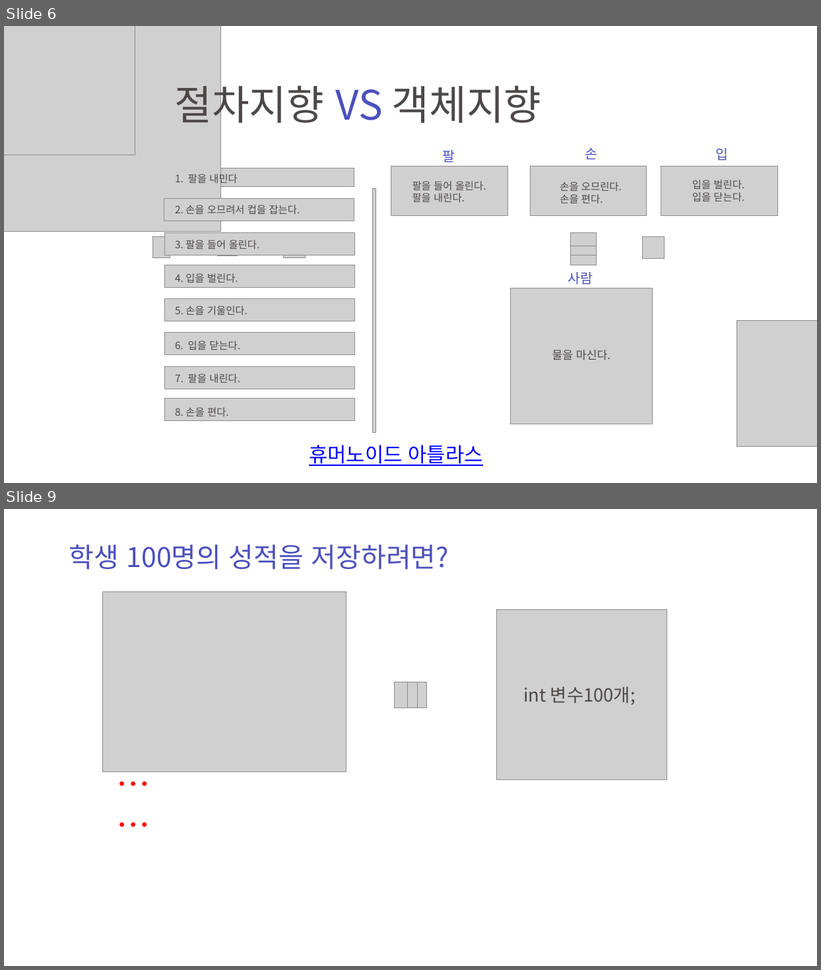
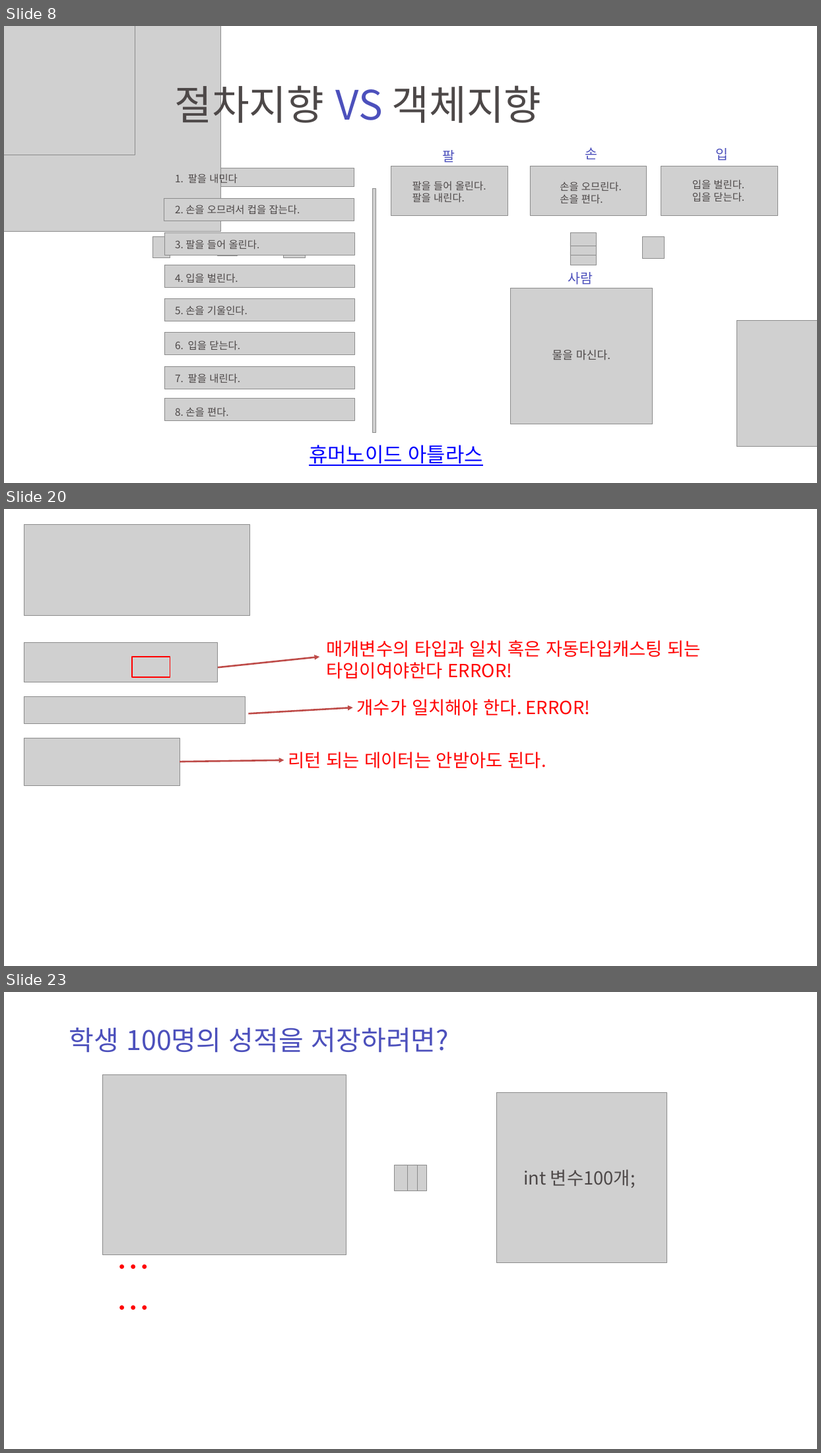
Before and after one commit to zest132/JavaLecture, a slide deck: JavaLecture/LectureFile/java 6강.pptx. Shown one above the other, each under a label of ours: slides 6 and 9 before the commit, slides 8, 20 and 23 after it; the slides between them are not shown. The pictures are 821x970 and 821x1453 pixels, drawn with LibreOffice and Linux fonts; fonts in the diff are those of the drawing; grey boxes stand for pictures; background and template pictures are left out. Boxes give left, top, right and bottom in pixels: in the first picture for what was removed or moved away, otherwise in the second. Text is boxed around its words. In the diff, an @@ line names an element or a change of style, - is before the commit and + after.

```diff
--- a/JavaLecture/LectureFile/java 6강.pptx
+++ b/JavaLecture/LectureFile/java 6강.pptx
@@ slide 20 added at (4, 509, 817, 966), background #FFFFFF @@
@@ picture added at (24, 524, 250, 616) @@
@@ picture added at (24, 643, 217, 682) @@
@@ text added at (327, 640, 701, 679), 32 pt, text #FF0000 @@
+매개변수의 타입과 일치 혹은 자동타입캐스팅 되는 타입이여야한다 ERROR!
@@ rectangle added at (132, 657, 170, 677), outline #FF0000 2 pt @@
@@ arrow added from (218, 667) to (319, 657), #BF4C48 3 pt @@
@@ picture added at (24, 697, 245, 723) @@
@@ text added at (357, 699, 590, 716), 32 pt, text #FF0000 @@
+개수가 일치해야 한다. ERROR!
@@ arrow added from (248, 714) to (353, 708), #BF4C48 3 pt @@
@@ picture added at (24, 738, 180, 786) @@
@@ arrow added from (180, 762) to (284, 760), #BF4C48 3 pt @@
@@ text added at (288, 752, 546, 769), 32 pt, text #FF0000 @@
+리턴 되는 데이터는 안받아도 된다.
@@ what was slide 6 is now slide 8 @@
@@ what was slide 9 is now slide 23 @@
```
Also in this commit, not shown: 2 slides changed, 13 other slides added, 1 slide removed, 2 other files.
